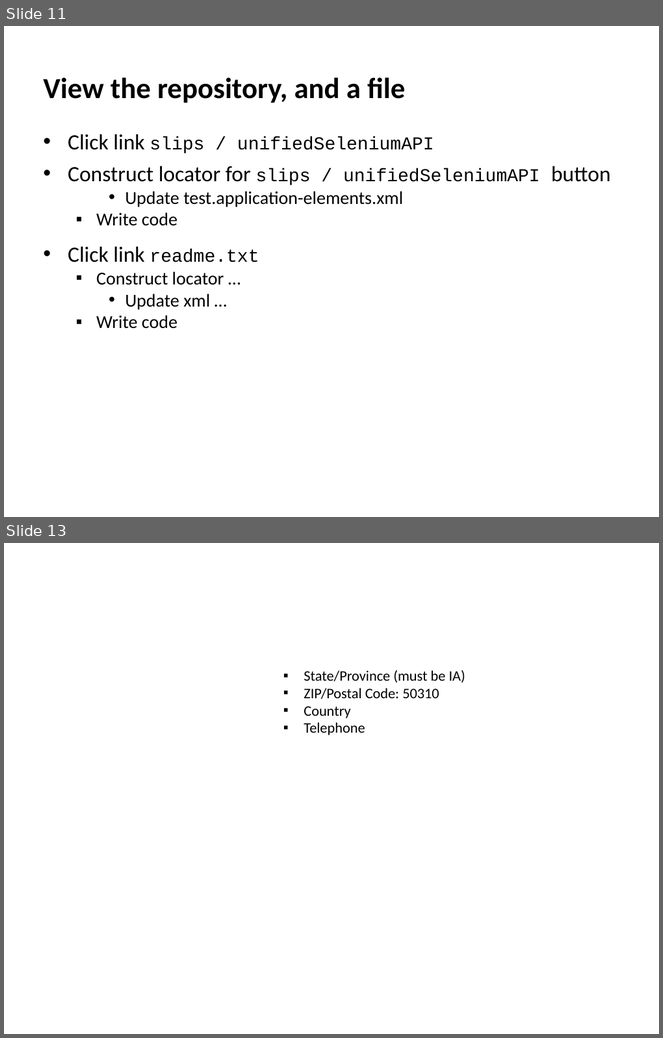
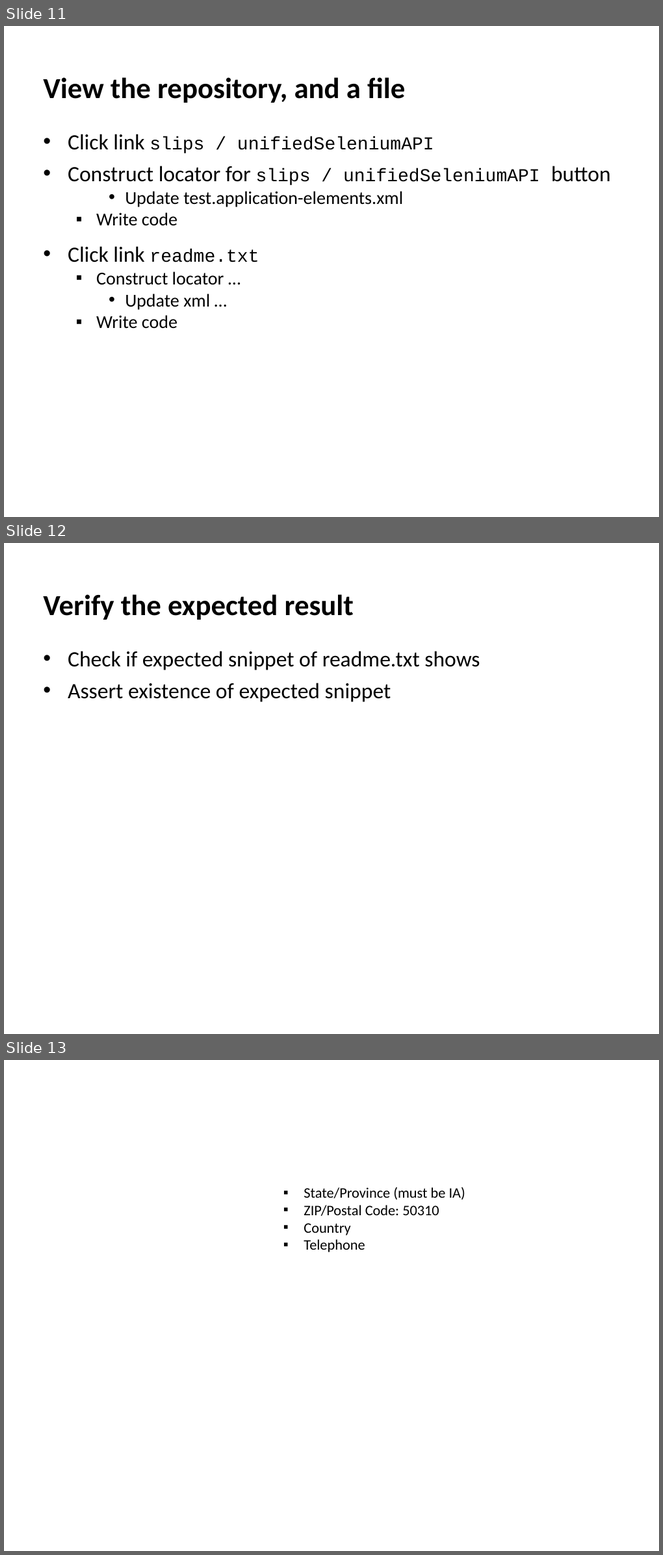
Before and after one commit to slips/unifiedSeleniumAPI, a slide deck: training/UnifiedSeleniumAPI-HandsOnExercise.ppt. Shown one above the other, each under a label of ours: slides 11 and 13 before the commit, slides 11, 12 and 13 after it; the slides between them are not shown. The pictures are 663x1038 and 663x1555 pixels, drawn with LibreOffice and Linux fonts; fonts in the diff are those of the drawing. Boxes give left, top, right and bottom in pixels: in the first picture for what was removed or moved away, otherwise in the second. Text is boxed around its words. In the diff, an @@ line names an element or a change of style, - is before the commit and + after.

```diff
--- a/training/UnifiedSeleniumAPI-HandsOnExercise.ppt
+++ b/training/UnifiedSeleniumAPI-HandsOnExercise.ppt
@@ slide 12 added at [4, 543, 659, 1034], background #FFFFFF @@
@@ title added at [43, 594, 354, 620], 32 pt, text #000000, bold @@
+Verify the expected result
@@ text added at [68, 651, 480, 702], 24 pt, text #000000 @@
+• Check if expected snippet of readme.txt shows
+• Assert existence of expected snippet
```
Also in this commit, not shown: 1 slide removed.
